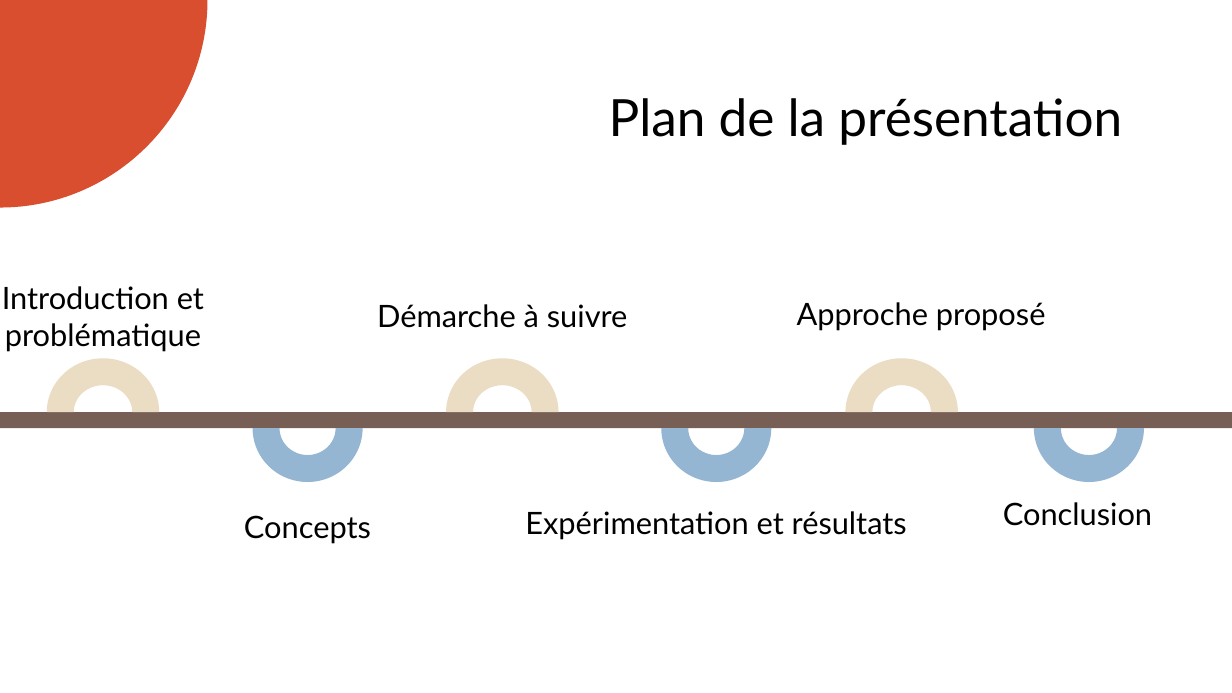
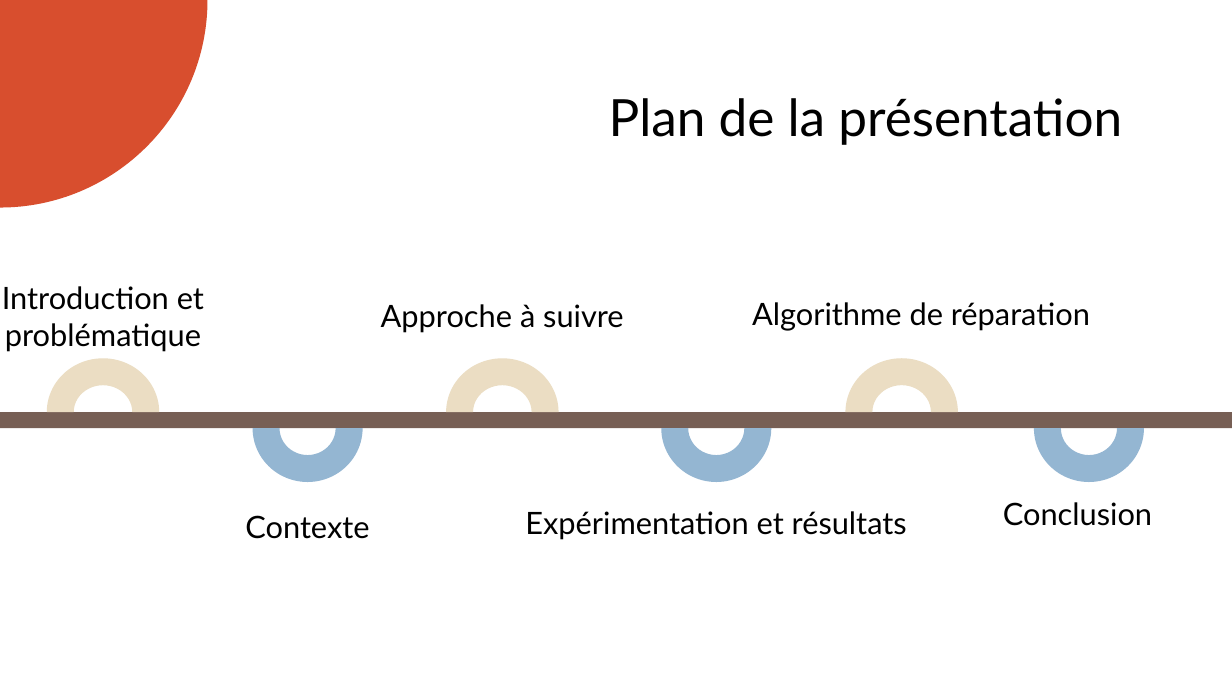
Before and after one commit to Yanis540/PSTL-M1, a slide deck: slide 2 of rapport/Présentation_Finale.pptx. Drawn at 1232x693 pixels with LibreOffice and Linux fonts; fonts in the diff are those of the drawing. Boxes give left, top, right and bottom in pixels: in the first picture for what was removed or moved away, otherwise in the second. Text is boxed around its words. In the diff, an @@ line names an element or a change of style, - is before the commit and + after.

```diff
--- a/rapport/Présentation_Finale.pptx
+++ b/rapport/Présentation_Finale.pptx
@@ text at [381, 304, 624, 333]: text changed @@
-Démarche à suivre
+Approche à suivre
@@ text at [752, 302, 1090, 331]: text changed @@
-Approche proposé
+Algorithme de réparation
@@ text at [245, 515, 369, 539]: text changed @@
-Concepts
+Contexte
```
Also in this commit, not shown: 15 other slides changed, 1 slide added, 1 slide removed, 2 other files.
